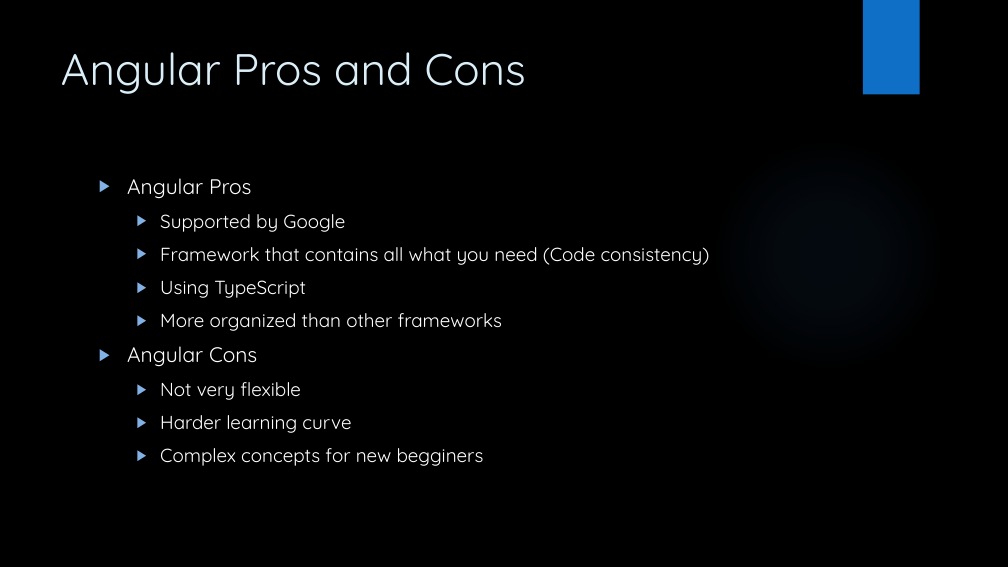
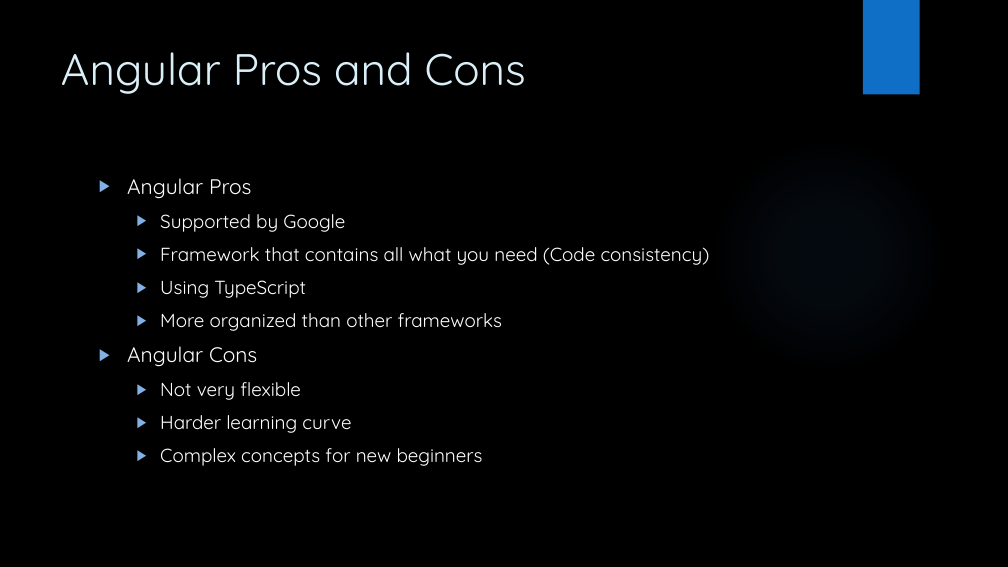
Before and after one commit to ramymibrahim/Sprints-Angular-Course2, a slide deck: slide 12 of Angular Course.pptx. Drawn at 1008x567 pixels with LibreOffice and Linux fonts; fonts in the diff are those of the drawing; background and template pictures are left out. Boxes give left, top, right and bottom in pixels: in the first picture for what was removed or moved away, otherwise in the second. Text is boxed around its words. In the diff, an @@ line names an element or a change of style, - is before the commit and + after.

```diff
--- a/Angular Course.pptx
+++ b/Angular Course.pptx
@@ text at (160,448,483,466): text changed @@
-  ▶ Complex concepts for new begginers
+  ▶ Complex concepts for new beginners
```
Also in this commit, not shown: 37 other files.
